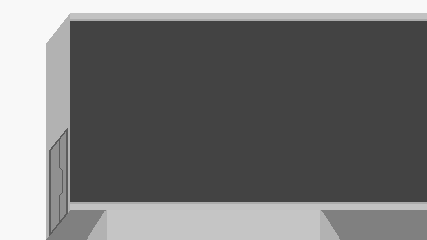
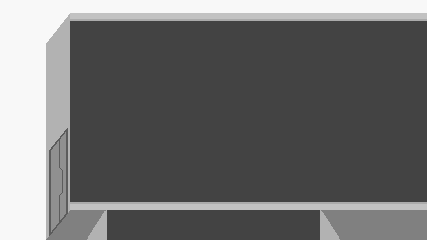
Two versions of the same layered image (427 × 240). Layer-by-layer changes:
removed group "Concept_Couloir" (105 layers) over [left=107, top=210, right=320, bottom=240]
removed group "Couloir_End" (71 layers) from group "Concept_Couloir" over [left=107, top=210, right=320, bottom=240]
removed group "Couloir_floor_cut" (34 layers) from group "Couloir_End" over [left=107, top=210, right=320, bottom=240]
removed group "Couloir copie" (17 layers) from group "Couloir_floor_cut" over [left=107, top=210, right=320, bottom=240]
moved "Noir et blanc 2" out of group "Couloir copie", painted on it over [left=107, top=210, right=320, bottom=240]
removed group "Groupe 1" (2nd of 4, in "Concept_Couloir" › "Couloir_End" › "Couloir_floor_cut" › "Couloir copie") (15 layers) from group "Couloir copie" over [left=107, top=210, right=320, bottom=240]
removed layer "Calque 23" from group "Groupe 1" over [left=107, top=210, right=320, bottom=240]
removed layer "Calque 22" from group "Groupe 1" over [left=107, top=210, right=320, bottom=240]
removed layer "Calque 16" (2nd of 4, in "Concept_Couloir" › "Couloir_End" › "Couloir_floor_cut" › "Couloir copie" › "Groupe 1") (was 50%) from group "Groupe 1" over [left=107, top=210, right=320, bottom=240]
removed layer "Sol" (2nd of 5, in "Concept_Couloir" › "Couloir_End" › "Couloir_floor_cut" › "Couloir copie" › "Groupe 1") from group "Groupe 1" over [left=107, top=210, right=320, bottom=240]
removed layer "Fond" (3rd of 8, in "Concept_Couloir" › "Couloir_End" › "Couloir_floor_cut" › "Couloir copie" › "Groupe 1") from group "Groupe 1" over [left=107, top=210, right=320, bottom=240]
removed group "Groupe 1" (3rd of 4, in "Concept_Couloir" › "Couloir_End" › "Couloir_floor_cut") (13 layers) from group "Couloir_floor_cut" over [left=107, top=210, right=320, bottom=240]
…and 6 more changes (6 removed)
